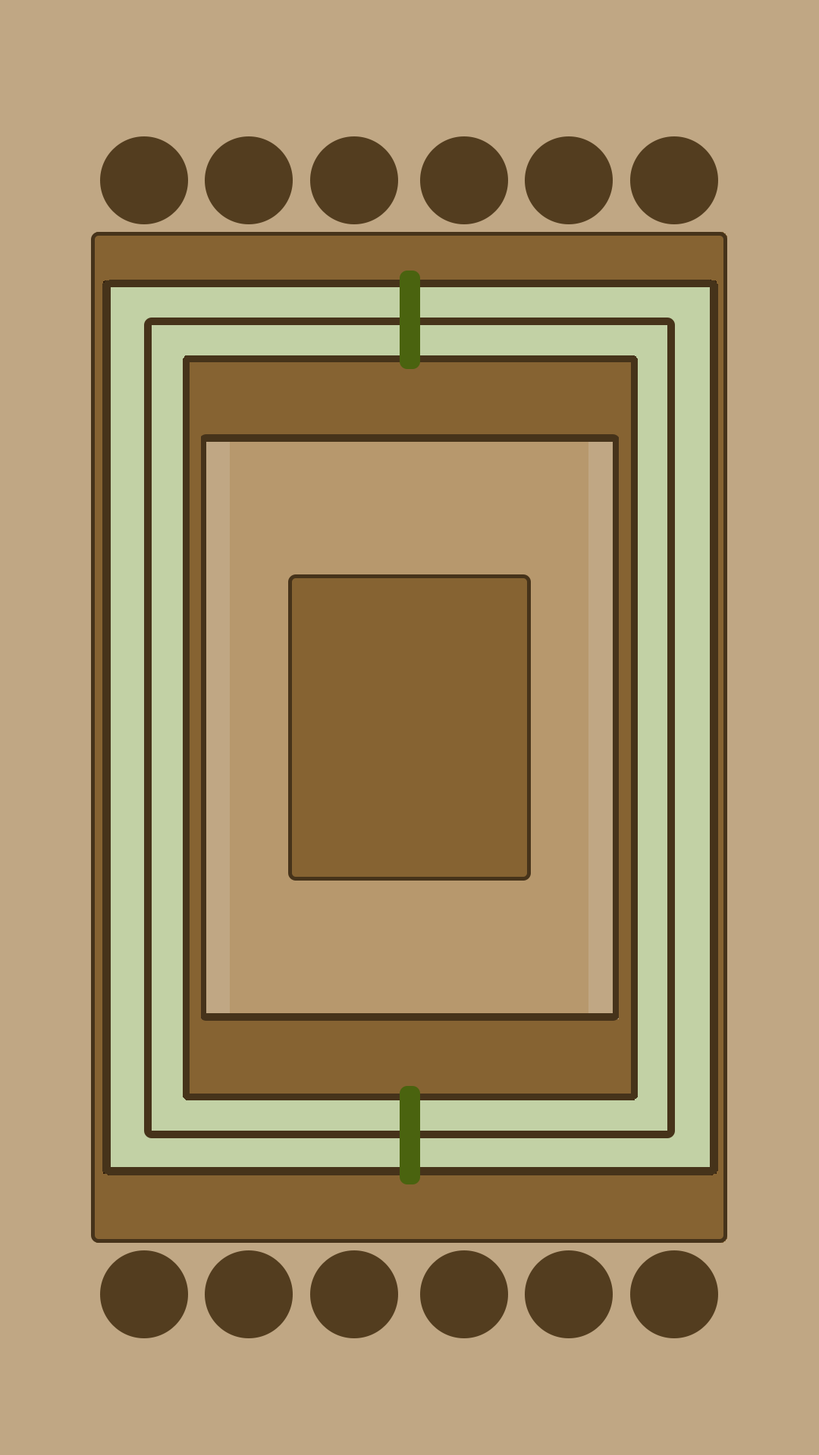
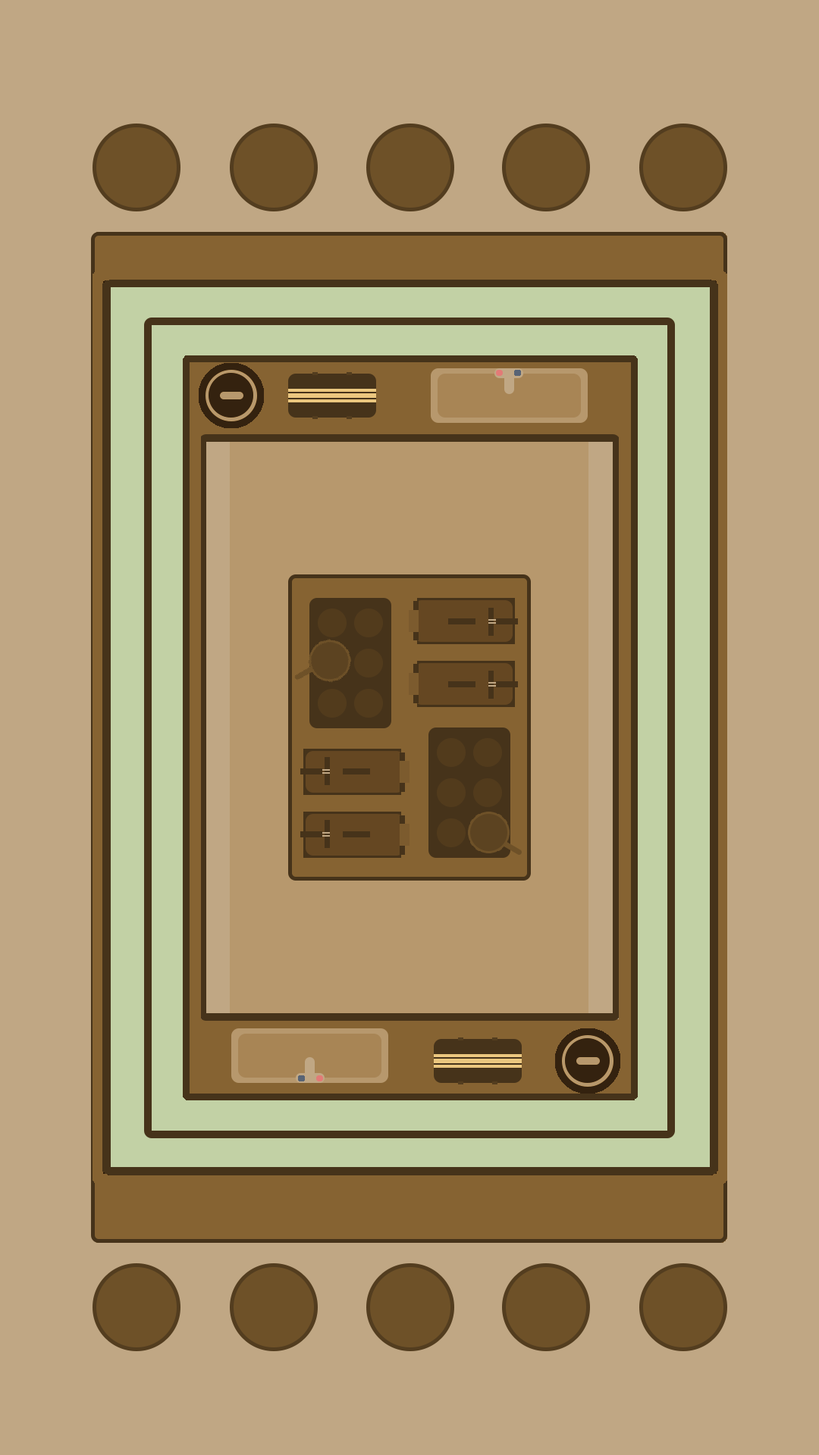
Layered file, before and after one edit (819x1455). Changes by layer:
removed layer "Rounded Rectangle 3" over (92, 270, 727, 1185)
removed layer "Sweet Spots" over (399, 270, 420, 1185)
added layer "Cutting Board North" above "Cutting Board South" over (288, 372, 376, 420)
added layer "Cutting Board South" above "Pan 2" over (433, 1037, 522, 1085)
added layer "Pan 2" above "Pan 1" over (294, 638, 352, 683)
added layer "Pan 1" above "Friers North" over (467, 811, 522, 856)
added layer "Friers North" above "Friers South" over (408, 598, 518, 708)
added layer "Friers South" above "Stove North" over (300, 748, 410, 859)
added layer "Stove North" above "Stove South" over (309, 598, 392, 729)
added layer "Stove South" above "Sink North" over (428, 727, 511, 859)
added layer "Sink North" above "Sink South" over (430, 368, 588, 423)
added layer "Sink South" above "Pancake Basket North" over (231, 1028, 389, 1084)
added layer "Pancake Basket North" above "Pancake Basket South" over (198, 363, 264, 429)
added layer "Pancake Basket South" above "Layer 1" over (554, 1028, 621, 1094)
painted on "Layer 1" over (92, 1250, 727, 1352)
renamed "Ellipse 1" to "Stools North", painted on it over (92, 123, 727, 225)
removed layer "Rounded Rectangle 2" over (294, 598, 522, 859)
painted on "Tables" over (92, 270, 727, 1185)
